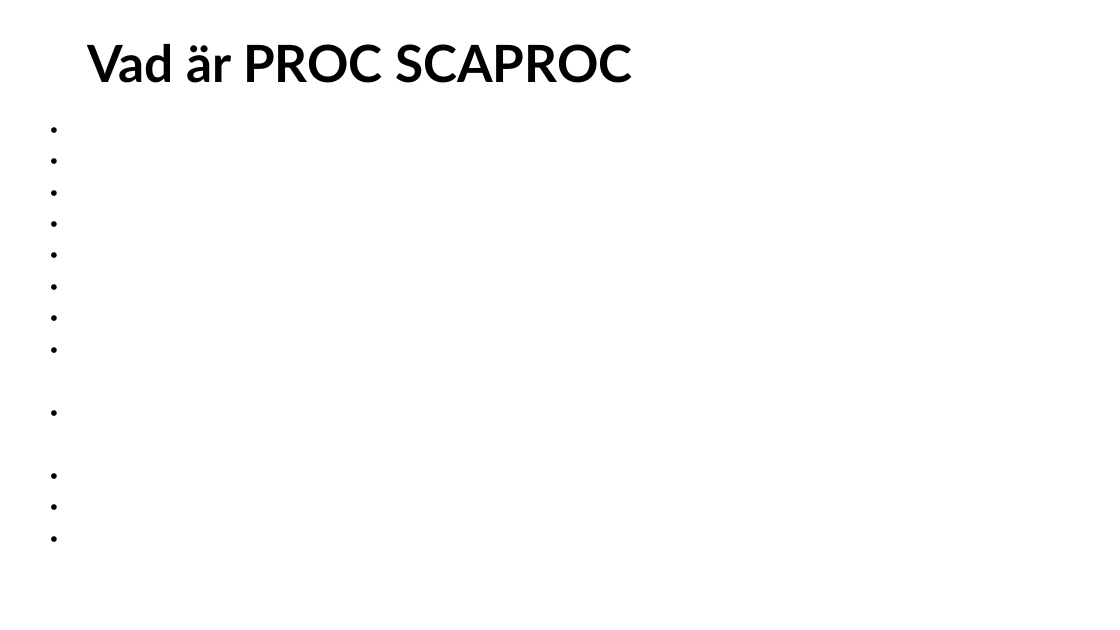
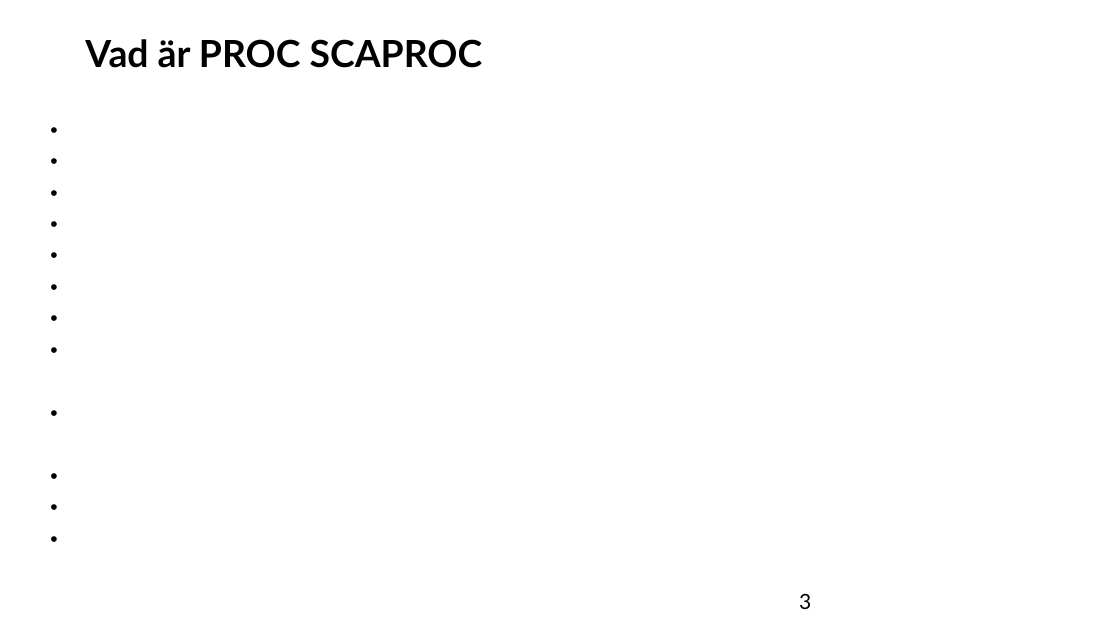
Before and after one commit to FSchwertfeger/Scaproc, a slide deck: slide 3 of proc scaproc.ppt. Drawn at 1120x630 pixels with LibreOffice and Linux fonts; fonts in the diff are those of the drawing. Boxes give left, top, right and bottom in pixels: in the first picture for what was removed or moved away, otherwise in the second. Text is boxed around its words. In the diff, an @@ line names an element or a change of style, - is before the commit and + after.

```diff
--- a/proc scaproc.ppt
+++ b/proc scaproc.ppt
@@ title "Vad är PROC SCAPROC" at box(85, 39, 483, 68): size 44 to 32 pt @@
@@ page number added at box(799, 593, 811, 609), 18 pt, text #000000 @@
+3
```
Also in this commit, not shown: 9 other slides changed, 9 slides added, 5 slides removed, 33 other files.
